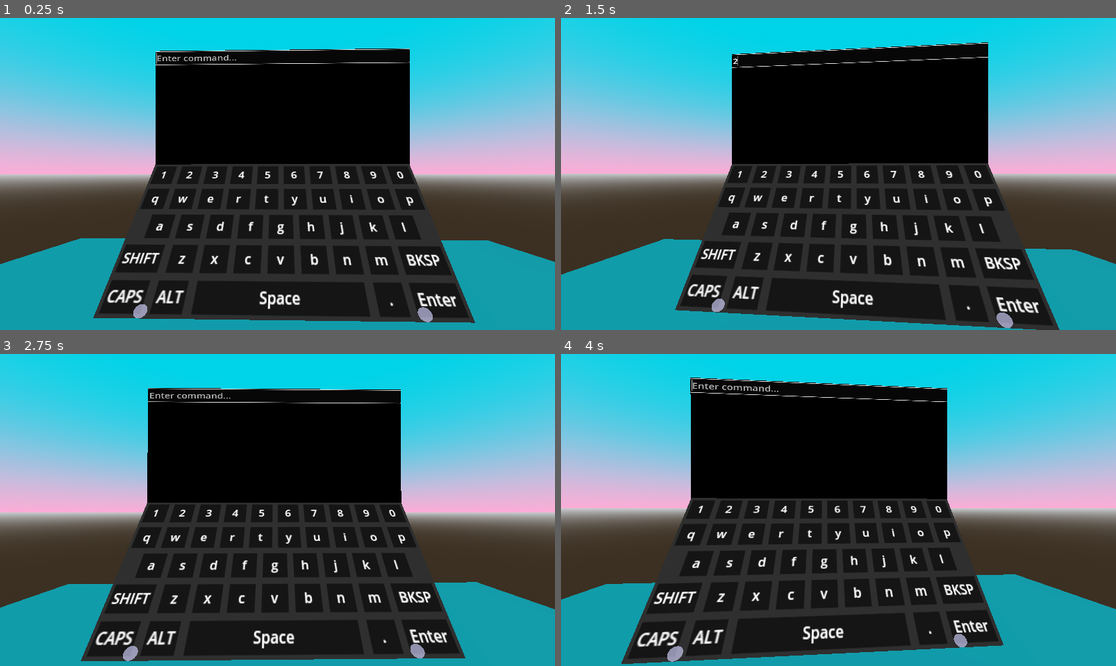
Above: before the commit, frames 1-4 (two rows, left to right).
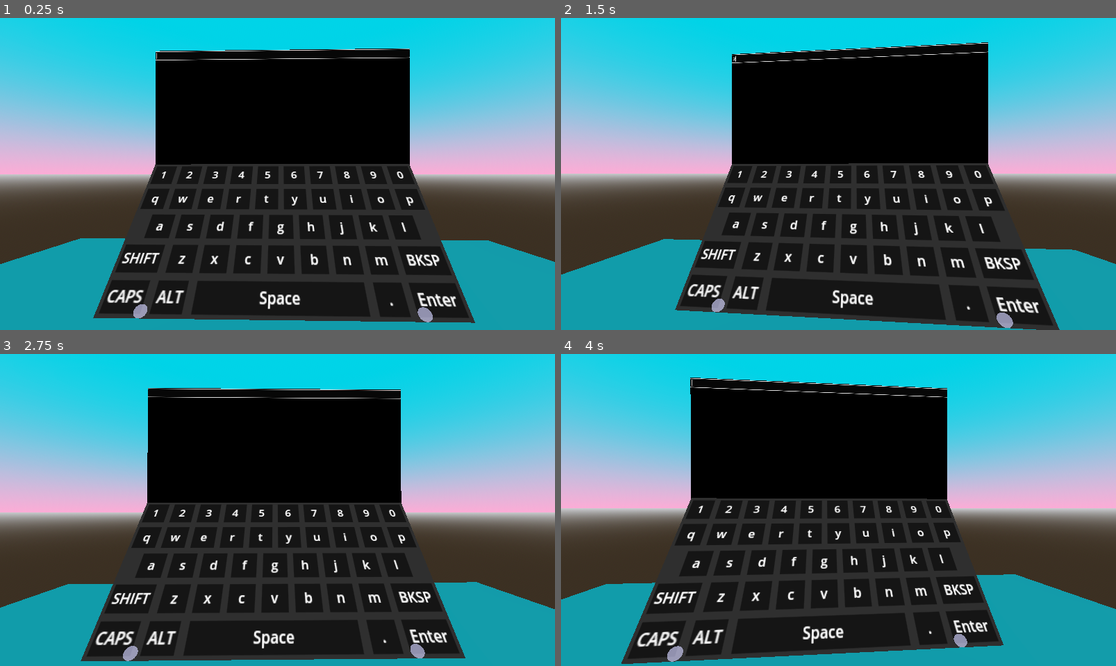
Above: after the commit, the same moments.

Repository: uwrealitylabs/standalone-launcher
Game: Godot game, scene res://project/main/root.tscn
Two runs of this game, one before a commit and one after it. Both use one fixed random seed, a clock stepped at 60 frames per second and the inputs below.
Inputs (mouse positions are in pixels of both pictures, inside the frame that each line leads up to):
- Up to frame 1 (0.25 s): no input
- Up to frame 2 (1.5 s): tap Enter (ui_accept) at 0.5, 0.77, 1.07, 1.25 s; move the mouse to (866, 174) at 0.52 s; hold Up (ui_up) from 0.53 s (still down); tap 1 at 0.6 s; click (866, 174) at 0.67 s; move the mouse to (810, 174) at 1.27 s; tap 2 at 1.35 s
- Up to frame 3 (2.75 s): keep holding Up (ui_up); tap Enter (ui_accept) at 1.52, 1.82, 2 s; move the mouse to (288, 503) at 2.02 s; tap 3 at 2.1 s
- Up to frame 4 (4 s): keep holding Up (ui_up); tap Enter (ui_accept) at 2.75, 3.02, 3.32, 3.5, 3.77 s; move the mouse to (832, 516) at 2.77 s; tap 4 at 2.85 s; click (832, 516) at 2.92 s; move the mouse to (877, 513) at 3.52 s; tap 5 at 3.6 s

The runs differ from the first frame. In frame 1, 0.3% of the frame differs, in the area x 28-74%, y 11-16%; in frame 2, 0.2%; in frame 3, 0.3%; in frame 4, 0.3%, in the area x 23-70%, y 9-16%.

Commit message:
nothing changed :(

Diff:
--- a/project/command_line.gd
+++ b/project/command_line.gd
@@ -1,74 +1,40 @@
 extends Node3D
 
-## --- Configuration ---
-@onready var terminal_screen = $TerminalScreen
+@export var xr_keyboard: Node3D # Drag 'VirtualKeyboard' here!
 
-## --- Variables ---
-var output_display: RichTextLabel
-var input_line: LineEdit
-var current_dir: String = "/" # Track your folder location
+var ui_node: Control
+var current_dir: String = "D:/Reality Labs/standalone-launcher"
 
 func _ready():
-	await get_tree().process_frame
+	await get_tree().create_timer(1.0).timeout
 
-	# 1. Connect to the 2D UI
-	var ui_root = terminal_screen.get_scene_instance()
-	if ui_root:
-		output_display = ui_root.find_child("OutputDisplay")
-		input_line = ui_root.find_child("InputLine")
+	# Find the UI via the group we just made
+	var terminal_nodes = get_tree().get_nodes_in_group("terminal_group")
+	if terminal_nodes.size() > 0:
+		ui_node = terminal_nodes[0]
+		_connect_keyboard()
+		# Connect the physical 'Enter' key to our execution logic
+		ui_node.input_line.text_submitted.connect(_on_terminal_submit)
 
-	# 2. Connect the Input Box
-	if input_line:
-		# This signal fires when you press ENTER inside the box
-		input_line.connect("text_submitted", _on_command_submitted)
-		input_line.grab_focus() # Auto-select the box so you can type immediately
+func _connect_keyboard():
+	if xr_keyboard and ui_node:
+		var kb_2d = xr_keyboard.get_scene_instance()
+		if kb_2d:
+			kb_2d.key_pressed.connect(ui_node.vr_type)
+			kb_2d.backspace_pressed.connect(ui_node.vr_backspace)
 
-	# 3. Boot Messages
-	if output_display:
-		append_text("[color=cyan]Reality Labs Shell Initialized...[/color]")
-		append_text("[color=green]Terminal Ready...[/color]")
+			var sig = "text_submitted" if kb_2d.has_signal("text_submitted") else "enter_pressed"
+			kb_2d.connect(sig, _on_terminal_submit)
 
-## --- The Core Logic ---
+func _on_terminal_submit(_args = ""):
+	var cmd = ui_node.vr_enter()
+	if cmd.strip_edges() == "": return
 
-func _on_command_submitted(command: String):
-	# Step A: Write down the command you just wrote (The Echo)
-	# We add a ">" so it looks like a real terminal prompt
-	append_text("[color=gray]> " + command + "[/color]")
+	ui_node.display_text("[color=gray]> " + cmd + "[/color]")
 
-	# Step B: Make the command actually work (The Execution)
-	execute_command(command)
+	var out = []
+	var full_cmd = "cd /d \"" + current_dir + "\" && " + cmd
+	OS.execute("cmd.exe", ["/c", full_cmd], out, true)
 
-	# Step C: Clear the box so you are ready for the next command
-	if input_line:
-		input_line.clear()
-
-func execute_command(command: String):
-	# 1. Setup for Windows vs Linux
-	var shell = "cmd.exe" if OS.get_name() == "Windows" else "bash"
-	var flag = "/c" if OS.get_name() == "Windows" else "-c"
-
-	# 2. Handle specific commands like 'cd' manually (since OS.execute spawns new shells)
-	if command.begins_with("cd "):
-		var new_dir = command.trim_prefix("cd ").strip_edges()
-		current_dir = new_dir # Logic to update internal tracker would go here
-		append_text("Directory changed to: " + new_dir)
-		return
-
-	# 3. Run the command on the OS
-	var output = []
-	var exit_code = OS.execute(shell, [flag, command], output)
-
-	# 4. Show the result
-	if exit_code == 0:
-		# If output is empty (like a successful 'mkdir'), just print nothing or "Done"
-		if output.size() > 0 and output[0].strip_edges() != "":
-			append_text(output[0])
-	else:
-		append_text("[color=red]Error: Command failed or not found.[/color]")
-
-## --- Helper Functions ---
-func append_text(new_text: String):
-	if output_display:
-		output_display.append_text("\n" + new_text)
-		# Scroll to the bottom so you always see the newest line
-		output_display.scroll_to_line(output_display.get_line_count())
+	if out.size() > 0:
+		ui_node.display_text(out[0])
--- a/project/command_line.tscn
+++ b/project/command_line.tscn
@@ -1,21 +1,39 @@
-[gd_scene load_steps=9 format=3 uid="uid://pjen65ktutsy"]
+[gd_scene load_steps=13 format=3 uid="uid://pjen65ktutsy"]
 
 [ext_resource type="Script" uid="uid://d0d2jt4dxyiuq" path="res://project/command_line.gd" id="1_68qia"]
 [ext_resource type="PackedScene" uid="uid://clujaf3u776a3" path="res://addons/godot-xr-tools/objects/viewport_2d_in_3d.tscn" id="1_scxe3"]
 [ext_resource type="PackedScene" uid="uid://dgdb1texynduw" path="res://addons/godot-xr-tools/objects/virtual_keyboard.tscn" id="2_nho3t"]
 [ext_resource type="PackedScene" uid="uid://f6tpqjdmeyft" path="res://project/terminal_ui.tscn" id="3_kt7l4"]
 
+[sub_resource type="QuadMesh" id="QuadMesh_68qia"]
+resource_local_to_scene = true
+size = Vector2(1, 0.6)
+
+[sub_resource type="ViewportTexture" id="ViewportTexture_kt7l4"]
+viewport_path = NodePath("TerminalScreen/Viewport")
+
+[sub_resource type="StandardMaterial3D" id="StandardMaterial3D_plbpt"]
+transparency = 1
+cull_mode = 2
+shading_mode = 0
+albedo_texture = SubResource("ViewportTexture_kt7l4")
+texture_filter = 1
+
+[sub_resource type="BoxShape3D" id="BoxShape3D_f7ji1"]
+resource_local_to_scene = true
+size = Vector3(1, 0.6, 0.02)
+
 [sub_resource type="QuadMesh" id="QuadMesh_kt7l4"]
 resource_local_to_scene = true
 size = Vector2(1.5, 0.75)
 
-[sub_resource type="ViewportTexture" id="ViewportTexture_plbpt"]
+[sub_resource type="ViewportTexture" id="ViewportTexture_68qia"]
 viewport_path = NodePath("VirtualKeyboard/Viewport")
 
-[sub_resource type="StandardMaterial3D" id="StandardMaterial3D_f7ji1"]
+[sub_resource type="StandardMaterial3D" id="StandardMaterial3D_kt7l4"]
 cull_mode = 2
 shading_mode = 0
-albedo_texture = SubResource("ViewportTexture_plbpt")
+albedo_texture = SubResource("ViewportTexture_68qia")
 texture_filter = 1
 
 [sub_resource type="BoxShape3D" id="BoxShape3D_68qia"]
@@ -34,15 +52,31 @@
 unshaded = true
 scene_properties_keys = PackedStringArray()
 
+[node name="Viewport" parent="TerminalScreen" index="0"]
+size = Vector2i(800, 600)
+
+[node name="Screen" parent="TerminalScreen" index="1"]
+mesh = SubResource("QuadMesh_68qia")
+surface_material_override/0 = SubResource("StandardMaterial3D_plbpt")
+
+[node name="StaticBody3D" parent="TerminalScreen" index="2"]
+screen_size = Vector2(1, 0.6)
+viewport_size = Vector2(800, 600)
+
+[node name="CollisionShape3D" parent="TerminalScreen/StaticBody3D" index="0"]
+shape = SubResource("BoxShape3D_f7ji1")
+
 [node name="VirtualKeyboard" parent="." instance=ExtResource("2_nho3t")]
 transform = Transform3D(0.6, 0, 0, 0, 0.50603485, 0.3223798, 0, -0.3223798, 0.50603485, 0, 0, 0)
+input_keyboard = false
 scene_properties_keys = PackedStringArray("virtual_keyboard_2d.gd")
 
 [node name="Screen" parent="VirtualKeyboard" index="1"]
 mesh = SubResource("QuadMesh_kt7l4")
-surface_material_override/0 = SubResource("StandardMaterial3D_f7ji1")
+surface_material_override/0 = SubResource("StandardMaterial3D_kt7l4")
 
 [node name="CollisionShape3D" parent="VirtualKeyboard/StaticBody3D" index="0"]
 shape = SubResource("BoxShape3D_68qia")
 
+[editable path="TerminalScreen"]
 [editable path="VirtualKeyboard"]
--- /dev/null
+++ b/project/input_line.gd
@@ -0,0 +1,27 @@
+# InputLine.gd
+extends LineEdit
+
+func _ready():
+	# Ensure the cursor blinks and the box is active
+	focus_mode = Control.FOCUS_ALL
+	grab_focus()
+
+func _gui_input(event):
+	if event is InputEventKey:
+		# THE SECRET SAUCE:
+		# Physical key presses from your laptop have a device ID of 0 or higher.
+		# Script-generated events (like the VR Keyboard) often have unique signatures.
+		# But the safest way is to check if the event is "echo" or "pressed"
+		# and only accept it if it's NOT coming from the global OS.
+
+		# For most VR Simulators, we want to block ALL global OS key events
+		# but allow our manual 'insert_text' calls to work.
+		accept_event()
+
+# This function is called ONLY by your VR Bridge script.
+# Since it's a direct function call, it bypasses _gui_input entirely!
+func vr_type(text_to_add):
+	self.insert_text_at_caret(text_to_add)
+
+func vr_backspace():
+	self.delete_char_at_caret()
--- /dev/null
+++ b/project/terminal_ui.gd
@@ -0,0 +1,25 @@
+extends Control
+
+@onready var input_line: LineEdit = $VBoxContainer/InputLine
+@onready var output_display: RichTextLabel = $VBoxContainer/OutputDisplay
+
+func _ready():
+	add_to_group("terminal_group")
+	input_line.grab_focus.call_deferred()
+	input_line.caret_blink = true
+
+# This handles the VR Keyboard pokes
+func vr_type(text: String):
+	input_line.insert_text_at_caret(text)
+
+func vr_backspace():
+	input_line.delete_char_at_caret()
+
+func vr_enter():
+	var cmd = input_line.text
+	input_line.clear()
+	return cmd
+
+func display_text(text: String):
+	output_display.append_text(text + "\n")
+	output_display.scroll_to_line(output_display.get_line_count())
--- a/project/terminal_ui.tscn
+++ b/project/terminal_ui.tscn
@@ -1,4 +1,6 @@
-[gd_scene format=3 uid="uid://f6tpqjdmeyft"]
+[gd_scene load_steps=2 format=3 uid="uid://f6tpqjdmeyft"]
+
+[ext_resource type="Script" uid="uid://dgrwm54ll7fkc" path="res://project/terminal_ui.gd" id="1_j86h6"]
 
 [node name="TerminalUI" type="Control"]
 layout_mode = 3
@@ -7,6 +9,7 @@
 anchor_bottom = 1.0
 grow_horizontal = 2
 grow_vertical = 2
+script = ExtResource("1_j86h6")
 
 [node name="Background" type="ColorRect" parent="."]
 layout_mode = 0
@@ -30,8 +33,4 @@
 text = "[color=green]Terminal Ready...[/color]"
 
 [node name="InputLine" type="LineEdit" parent="VBoxContainer"]
-custom_minimum_size = Vector2(0, 30)
 layout_mode = 2
-theme_override_font_sizes/font_size = 30
-placeholder_text = "Enter command..."
-caret_blink = true
Not shown, added: project/input_line.gd.uid
Not shown, added: project/terminal_ui.gd.uid
